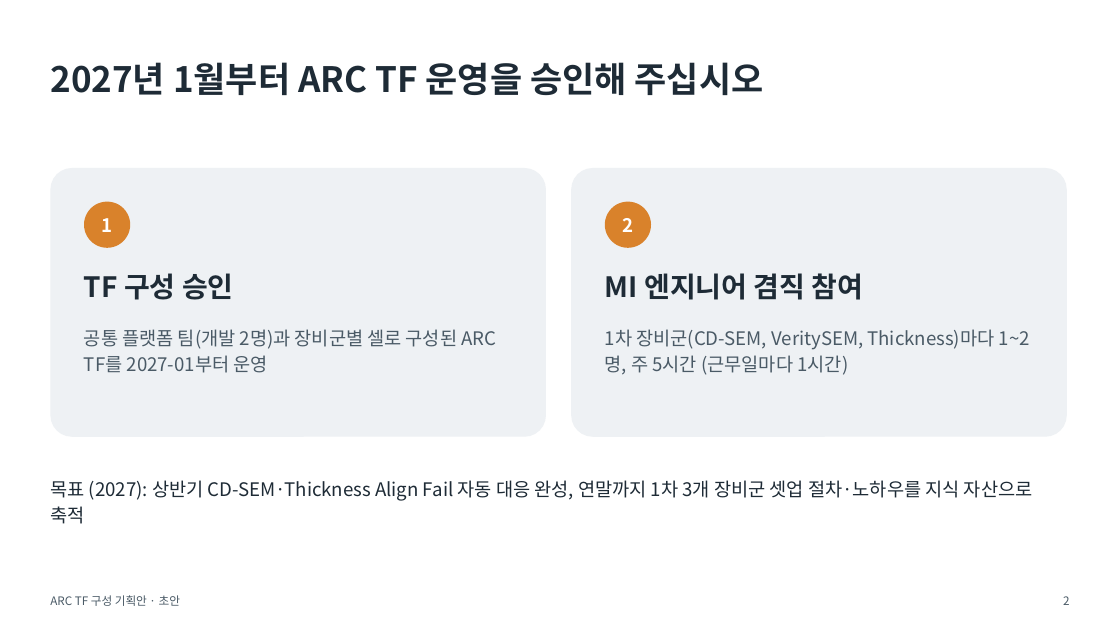
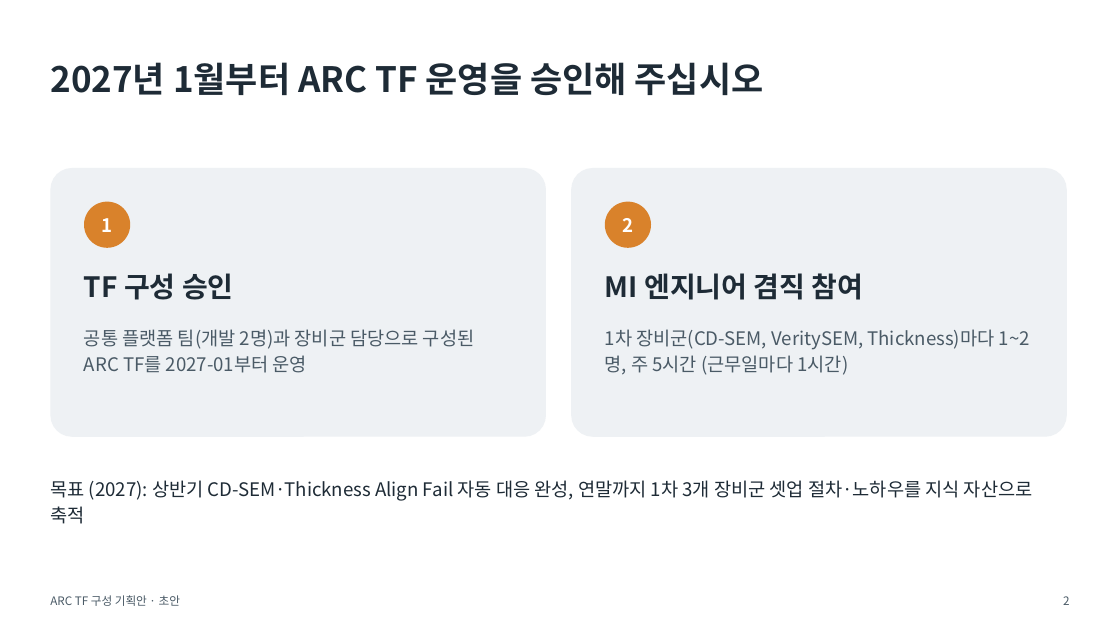
Before and after one commit to DarrenKoi/pm_notes, a slide deck: slide 2 of my-task/arc-tf/deliverables/arc-tf-proposal.pptx. Drawn at 1120x630 pixels with LibreOffice and Linux fonts; fonts in the diff are those of the drawing. Boxes give left, top, right and bottom in pixels: in the first picture for what was removed or moved away, otherwise in the second. Text is boxed around its words. In the diff, an @@ line names an element or a change of style, - is before the commit and + after.

```diff
--- a/my-task/arc-tf/deliverables/arc-tf-proposal.pptx
+++ b/my-task/arc-tf/deliverables/arc-tf-proposal.pptx
@@ text at [84, 329, 474, 373]: text changed @@
-공통 플랫폼 팀(개발 2명)과 장비군별 셀로 구성된 ARC TF를 2027-01부터 운영
+공통 플랫폼 팀(개발 2명)과 장비군 담당으로 구성된 ARC TF를 2027-01부터 운영
```
Also in this commit, not shown: 6 other slides changed, 19 other files.
